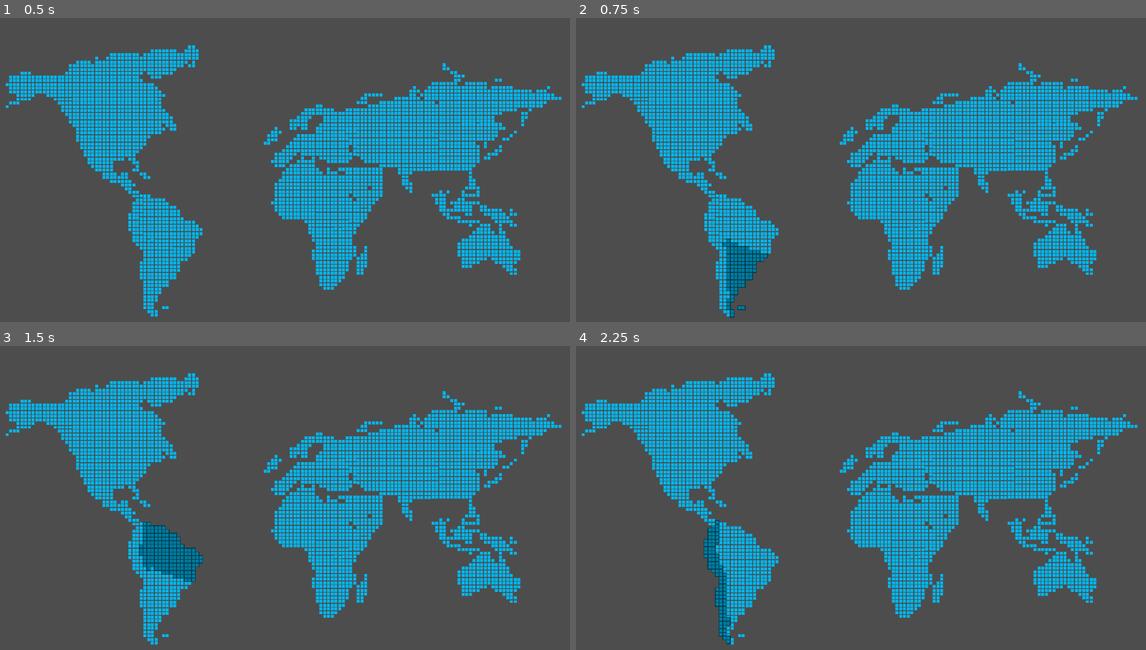
Above: before the commit, frames 1-4 (two rows, left to right).
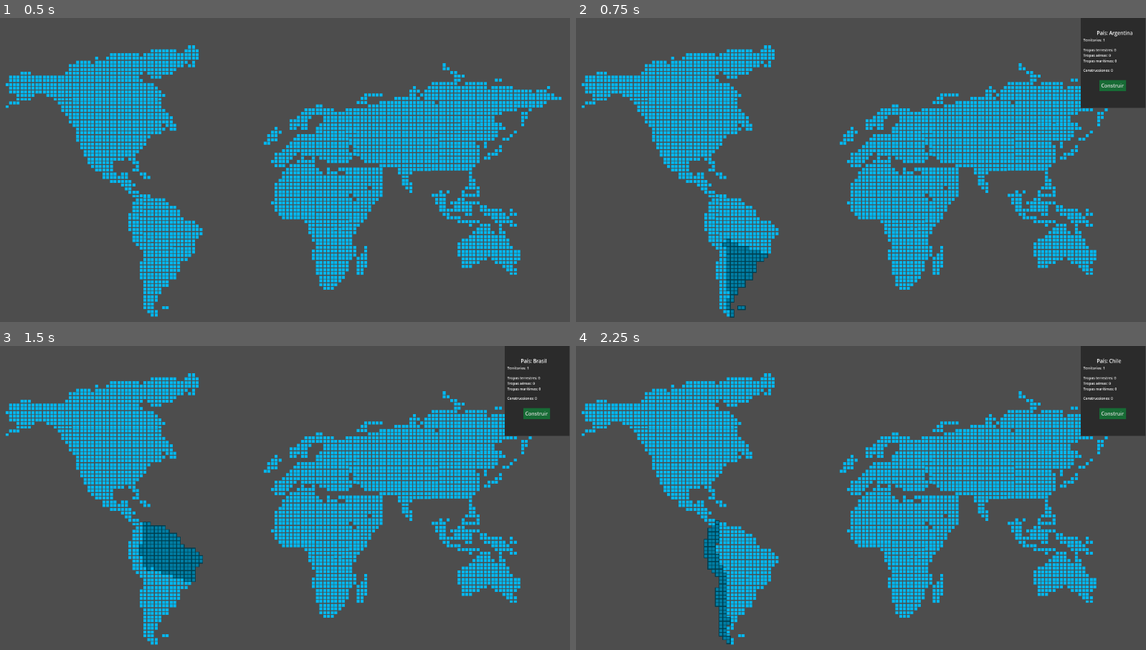
Above: after the commit, the same moments.

Repository: bula393/juegoMundialRTS
Game: Godot game, scene res://scenes/level.tscn
Two runs of this game, one before a commit and one after it. Both use one fixed random seed, a clock stepped at 60 frames per second and the inputs below.
Inputs (mouse positions are in pixels of both pictures, inside the frame that each line leads up to):
- Up to frame 1 (0.5 s): no input
- Up to frame 2 (0.75 s): click (747, 279) at 0.5 s
- Up to frame 3 (1.5 s): click (171, 552) at 1.25 s
- Up to frame 4 (2.25 s): click (718, 583) at 2 s

Frame 1 is identical in both runs. In frame 2, 3.2% of the frame differs, in the area x 88-100%, y 0-30%; in frame 3, 3.2%; in frame 4, 3.2%.
Error before the commit: Parse Error: Could not parse global class "PaisJugable" from "res://scripts/paisJugable.gd". (res://scripts/mapa.gd:3)

Commit message:
logica para construir

Diff:
--- a/rts-mundial/scripts/paisJugable.gd
+++ b/rts-mundial/scripts/paisJugable.gd
@@ -1,16 +1,16 @@
+
 extends Node
 class_name PaisJugable
-
-@export var menu_pais: MenuPais
 var nombrePais
 var territoriosPropios := []
-var	construccionesHechas := []
-var construccionesEnProceso := []
+var	construccionesHechas : Array[Construccion] = []
+@export var menu_pais: Node
+var construccionesEnProceso :Array[Construccion] = []
 var tropasTerrestres = 0
 var tropasMaritimas = 0
 var	tropasAerias = 0
 var madera = 0
-var hierro = 0
+var metal = 0
 var petroleo = 0
 var generacionMadera = 100
 var generacionHierro = 100
@@ -48,4 +48,14 @@
 
 
 
-func
+func construir(c : Construccion) -> void:
+	if not c.puedeConstruirse(madera,metal,petroleo):
+		return
+	construccionesEnProceso.append(c)
+
+func revisarConstruccionesEnProceso() -> void:
+	for c in construccionesEnProceso:
+		c.tiempoDeConstruccion -1
+		if c.tiempoEnfriamiento <= 0 :
+			construccionesEnProceso.erase(c)
+			construccionesHechas.append(c)
